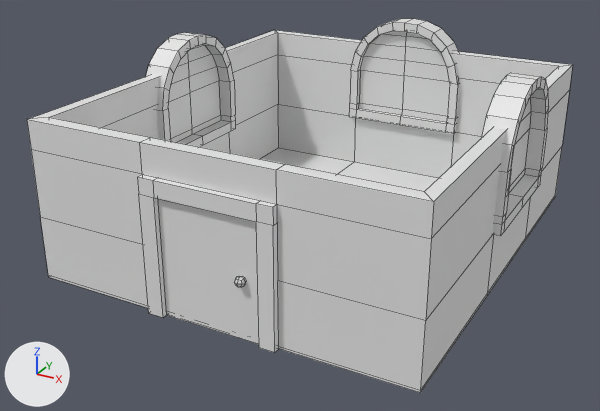
What one commit did to the FBX model Assets/Objects/Town1/Models/CajaCasa 1.1 Interior.fbx.
Camera for both pictures: a 50 mm camera at (-12.06, 33.51, 9.93) aimed at (-21.73, 51.09, 1.14). Lighting does not change. The marker at lower left points along +X, +Y and +Z. Mesh edges are drawn as thin lines. Where no turn or scale is listed for an object, it has been applied to the vertices.

Before the edit, the objects in view are built like this:
```python
me_cube_029 = bpy.data.meshes.new('Cube.029')
me_cube_029.from_pydata(...)  # 542 vertices, 528 faces; spans x -5.11..5.05, y -5.86..5.71, z -1.01..3.87
ob_cube = bpy.data.objects.new('Cube', me_cube_029)
ob_cube.location = (-21.33, 52.04, 1.04)
```
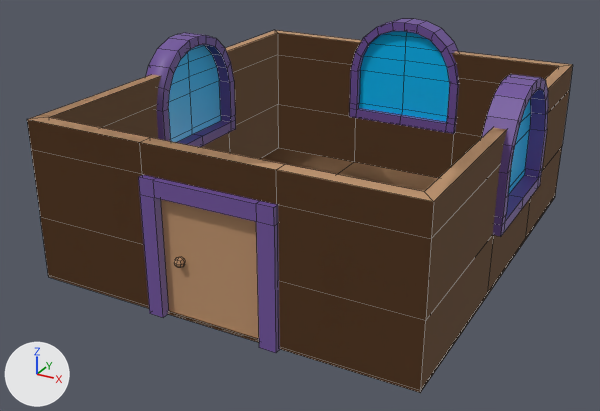
Boxes [x1, y1, x2, y2] around the edits, measured in the pictures (600 x 411 px; the box of a moved part takes in the faces that stretch with it):
part 1 of me_cube_029, moved or reshaped: before [482, 73, 549, 236]; after [482, 74, 548, 237]
part 2 of me_cube_029, moved or reshaped: before [137, 174, 279, 353]; after [138, 175, 280, 353]
part 3 of me_cube_029, moved or reshaped: before [158, 199, 259, 344]; after [161, 199, 259, 338]
part 4 of me_cube_029, moved or reshaped: before [234, 276, 246, 287]; after [174, 257, 185, 267]
part 5 of me_cube_029, added (brown): after [27, 33, 573, 393]
part 6 of me_cube_029, recoloured (grey to brown): before [27, 30, 573, 393]; after [27, 30, 572, 346]
part 7 of me_cube_029, recoloured (grey to purple): [146, 18, 460, 147] in both
part 8 of me_cube_029, recoloured (grey to cyan): [168, 31, 450, 142] in both

Diff of the bpy script that builds the scene:
```diff
--- a/Assets/Objects/Town1/Models/CajaCasa 1.1 Interior.fbx.py
+++ b/Assets/Objects/Town1/Models/CajaCasa 1.1 Interior.fbx.py
@@ mat_material_002 @@
+mat_material_002 = principled_material('Material.002')
+mat_material_002.base_color = (0.163, 0.0841, 0.337)  # purple #70529d
@@ mat_material_003 @@
+mat_material_003 = principled_material('Material.003')
+mat_material_003.base_color = (0.0, 0.542, 1.0)  # cyan #00c2ff
+mat_material_003.roughness = 0.3
@@ mat_material_001 @@
+mat_material_001 = principled_material('Material.001')
+mat_material_001.base_color = (0.508, 0.283, 0.144)  # brown #bd916a
+mat_material_001.roughness = 0.773
@@ me_cube_029 @@
 # used by ob_cube; location = (-21.33, 52.04, 1.04)
-me_cube_029.from_pydata(...)  # 542 vertices, 528 faces; spans x -5.11..5.05, y -5.86..5.71, z -1.01..3.87
+me_cube_029.from_pydata(...)  # 658 vertices, 644 faces; spans x -5.11..5.05, y -5.78..5.71, z -1.01..3.87
+# me_cube_029 part 1: the loose piece of 114 vertices spanning x 4.34..5.05, y -1.37..2.18, z 0.65..3.87 is moved by (0.0, 0.0, -0.02)
+# me_cube_029 part 2: the loose piece of 24 vertices spanning x -1.69..1.65, y -5.78..-5.08, z -1.01..2.34 is turned 180 degrees about the z axis through its middle, then moved by (0.03, 0.0, 0.0), in mat_material_002 (purple #70529d)
+# me_cube_029 part 3: the loose piece of 8 vertices spanning x -1.28..1.26, y -5.66..-5.29, z -1.01..1.95 is turned 180 degrees about the z axis through its middle, then moved by (0.01, 0.09, 0.0), in mat_material_001 (brown #bd916a)
+# me_cube_029 part 4: the loose piece of 26 vertices spanning x 0.69..0.93, y -5.86..-5.62, z 0.33..0.57 is turned 180 degrees about the z axis through its middle, then moved by (-1.63, 0.1, 0.0), in mat_material_001 (brown #bd916a)
+# me_cube_029 part 5: a new loose piece of 116 vertices spanning x -4.92..4.85, y -5.62..5.53, z -1.0..3.07, in mat_material_001 (brown #bd916a)
+# me_cube_029 part 6: 116 faces spanning x -4.92..4.86, y -5.62..5.53, z -1.0..3.07 switch from no material to mat_material_001 (brown #bd916a)
+# me_cube_029 part 7: 176 faces spanning x -5.11..1.71, y -1.37..5.71, z 0.65..3.87 switch from no material to mat_material_002 (purple #70529d)
+# me_cube_029 part 8: 48 faces spanning x -4.94..1.45, y -1.12..5.34, z 0.94..3.62 switch from no material to mat_material_003 (cyan #00c2ff)
```
